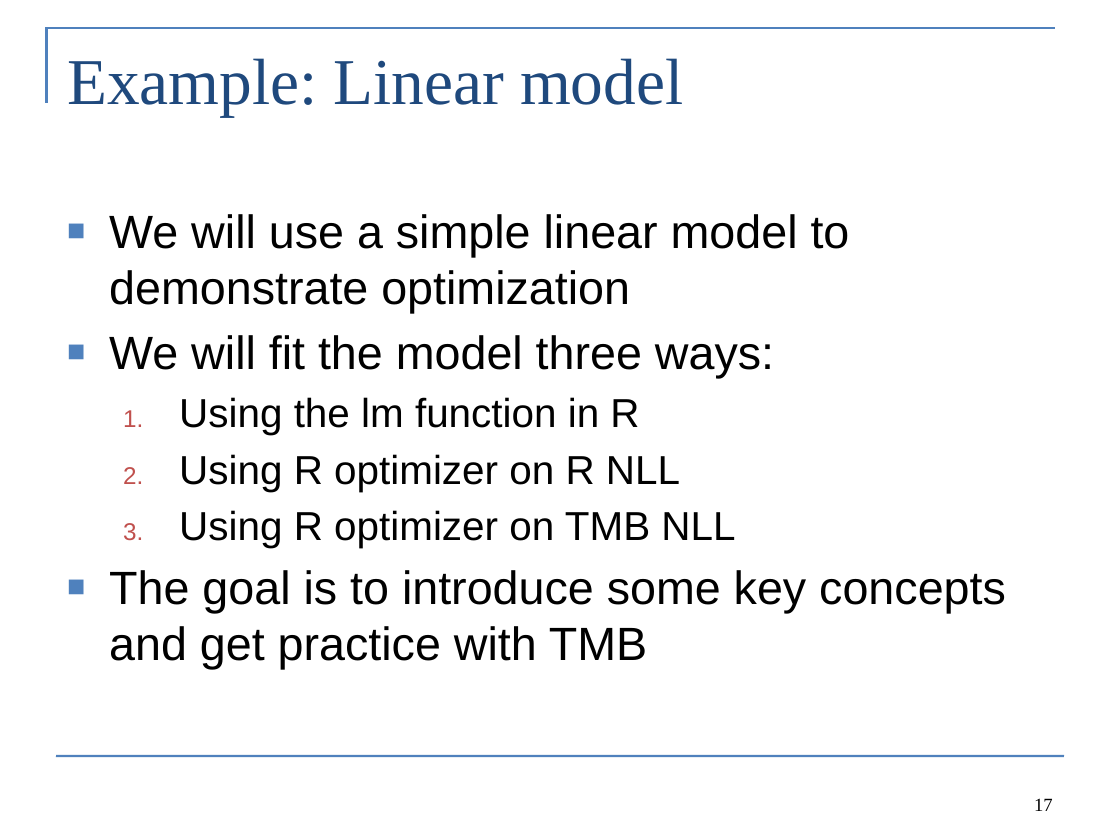
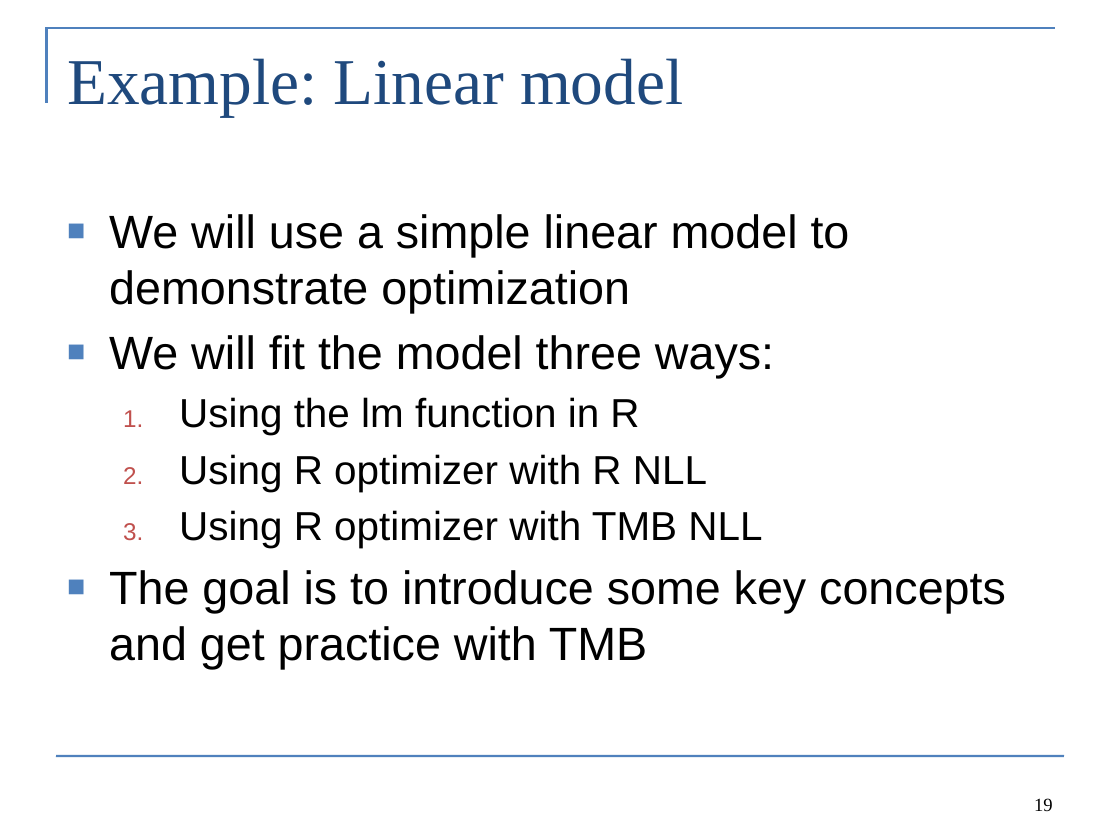
Before and after one commit to colemonnahan/tmb_workshop, a slide deck: slide 19 of day1/lecture1_maximum_likelihood.pptx (slide 17 before the commit). Drawn at 1120x840 pixels with LibreOffice and Linux fonts; fonts in the diff are those of the drawing. Boxes give left, top, right and bottom in pixels: in the first picture for what was removed or moved away, otherwise in the second. Text is boxed around its words. In the diff, an @@ line names an element or a change of style, - is before the commit and + after.

```diff
--- a/day1/lecture1_maximum_likelihood.pptx
+++ b/day1/lecture1_maximum_likelihood.pptx
@@ text at [179, 454, 762, 548]: text changed @@
-  2. Using R optimizer on R NLL
-  3. Using R optimizer on TMB NLL
+  2. Using R optimizer with R NLL
+  3. Using R optimizer with TMB NLL
@@ page number at [1034, 798, 1053, 812]: text changed @@
-17
+19
```
Also in this commit, not shown: 16 other slides changed, 3 slides added, 12 other files.
